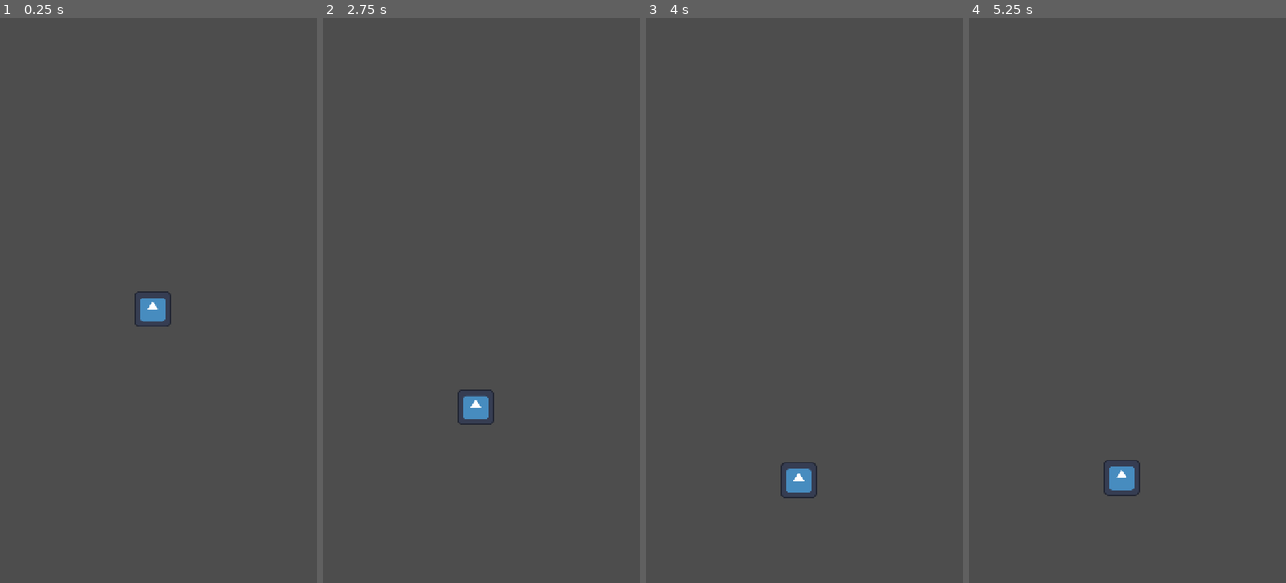
Above: before the commit, frames 1-4 (left to right).
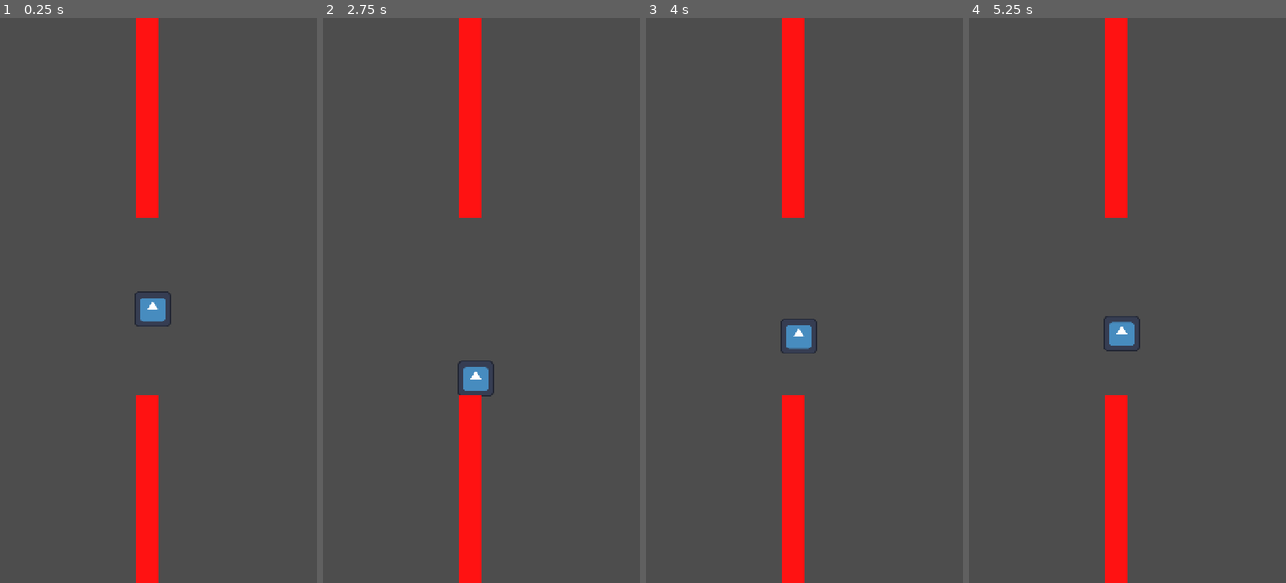
Above: after the commit, the same moments.

Repository: ilcubo/flappybird
Game: Godot game, scene res://world.tscn
Same seed, same stepped clock (60 frames per second), same inputs: the game is played once before the commit and once after it. The project has no main scene, so this scene is started directly. The engine's default icon, where the game draws it, is replaced by a stand-in: a white triangle on a blue panel in a dark square.
Inputs:
- Up to frame 1 (0.25 s): no input
- Up to frame 2 (2.75 s): tap Enter (ui_accept) at 0.5, 0.77, 1.52 s
- Up to frame 3 (4 s): tap Enter (ui_accept) at 3.02, 3.77 s
- Up to frame 4 (5.25 s): tap Enter (ui_accept) at 4.52 s

The runs differ from the first frame. In frame 1, 4.9% of the frame differs, in the area x 42-50%, y 0-100%; in frame 2, 5.4%; in frame 3, 5.5%; in frame 4, 5.5%, in the area x 42-54%, y 0-100%.

Commit message:
🚧 Edit obstacle scene

Diff:
--- a/obstacle.tscn
+++ b/obstacle.tscn
@@ -5,27 +5,54 @@
 [sub_resource type="RectangleShape2D" id="RectangleShape2D_s8ogb"]
 size = Vector2(20, 350)
 
+[sub_resource type="RectangleShape2D" id="RectangleShape2D_sl1jc"]
+size = Vector2(50, 1200)
+
+[sub_resource type="RectangleShape2D" id="RectangleShape2D_aubd6"]
+size = Vector2(50, 1200)
+
 [node name="Obstacle" type="Node2D" unique_id=1029568566]
 
 [node name="Icon" type="Sprite2D" parent="." unique_id=207457821]
+visible = false
 position = Vector2(0, -800)
 scale = Vector2(0.5, 10)
 texture = ExtResource("1_sl1jc")
 
 [node name="Icon2" type="Sprite2D" parent="." unique_id=1977559456]
+visible = false
 position = Vector2(0, 800)
 scale = Vector2(0.5, 10)
 texture = ExtResource("1_sl1jc")
 
 [node name="Area2D" type="Area2D" parent="." unique_id=2029813521]
+visible = false
 
 [node name="CollisionShape2D" type="CollisionShape2D" parent="Area2D" unique_id=1654532756]
 shape = SubResource("RectangleShape2D_s8ogb")
 
 [node name="StaticBody2D" type="StaticBody2D" parent="." unique_id=2010659326]
+position = Vector2(0, -800)
 
 [node name="CollisionShape2D" type="CollisionShape2D" parent="StaticBody2D" unique_id=1304911715]
+shape = SubResource("RectangleShape2D_sl1jc")
+
+[node name="ColorRect" type="ColorRect" parent="StaticBody2D" unique_id=1074074798]
+offset_left = -25.0
+offset_top = -600.0
+offset_right = 25.0
+offset_bottom = 600.0
+color = Color(1, 0.06999999, 0.06999999, 1)
 
 [node name="StaticBody2D2" type="StaticBody2D" parent="." unique_id=143366198]
+position = Vector2(0, 800)
 
 [node name="CollisionShape2D" type="CollisionShape2D" parent="StaticBody2D2" unique_id=1374595841]
+shape = SubResource("RectangleShape2D_aubd6")
+
+[node name="ColorRect" type="ColorRect" parent="StaticBody2D2" unique_id=586965651]
+offset_left = -25.0
+offset_top = -600.0
+offset_right = 25.0
+offset_bottom = 600.0
+color = Color(1, 0.06999999, 0.06999999, 1)
--- a/world.tscn
+++ b/world.tscn
@@ -1,8 +1,12 @@
 [gd_scene format=3 uid="uid://dcxbtb1m0pwca"]
 
 [ext_resource type="PackedScene" uid="uid://bqeb7br0unuvx" path="res://bird.tscn" id="1_f3sb7"]
+[ext_resource type="PackedScene" uid="uid://bbau04wmdwyhq" path="res://obstacle.tscn" id="2_fj7yv"]
 
 [node name="World" type="Node2D" unique_id=1118291424]
 
 [node name="Bird" parent="." unique_id=762531759 instance=ExtResource("1_f3sb7")]
 position = Vector2(351, 630)
+
+[node name="Obstacle" parent="." unique_id=1029568566 instance=ExtResource("2_fj7yv")]
+position = Vector2(334, 654)
